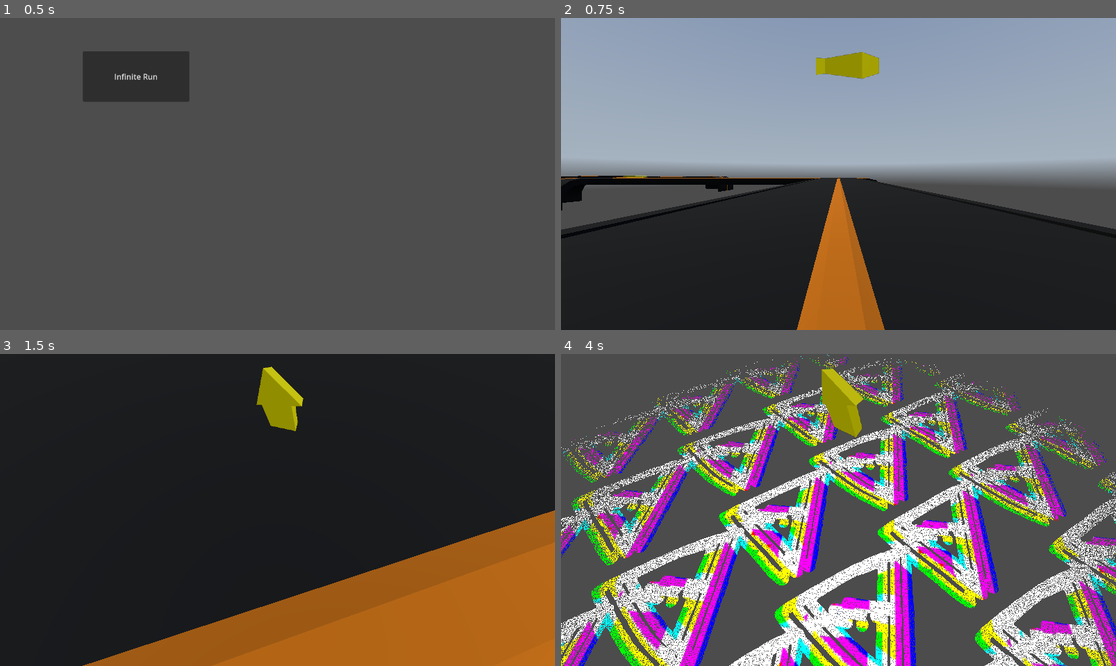
Above: before the commit, frames 1-4 (two rows, left to right).
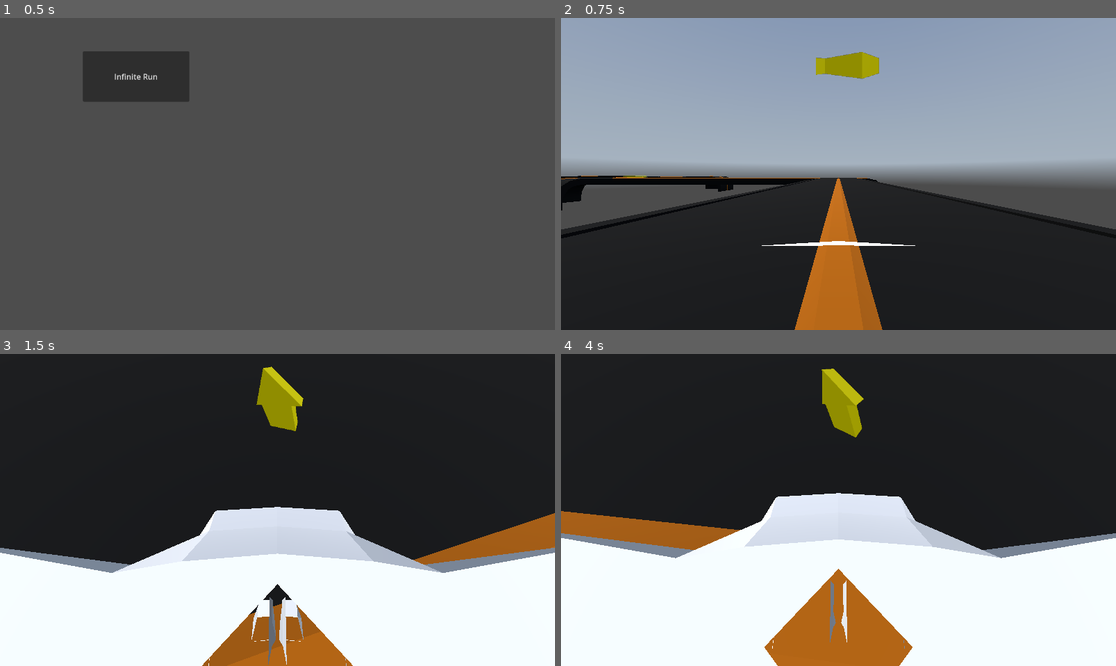
Above: after the commit, the same moments.

Repository: dairycultist/CityZoomer
Game: Godot game, scene res://title.tscn
Same seed, same stepped clock (60 frames per second), same inputs: the game is played once before the commit and once after it. A sky picture missing from this copy of the repository is replaced by a grey-blue gradient.
Inputs (mouse positions are in pixels of both pictures, inside the frame that each line leads up to):
- Up to frame 1 (0.5 s): no input
- Up to frame 2 (0.75 s): click "Infinite Run" at 0.5 s
- Up to frame 3 (1.5 s): tap Enter at 1.25 s; move the mouse to (305, 510) at 1.27 s; hold W (walk_up) from 1.28 s (still down)
- Up to frame 4 (4 s): keep holding W (walk_up); tap Space (jump) at 1.52, 2.27, 3.77 s; move the mouse to (810, 510) at 2.02 s; move the mouse to (849, 503) at 2.77 s; move the mouse to (832, 516) at 3.52 s

Frame 1 is identical in both runs. In frame 2, 0.5% of the frame differs, in the area x 0-100%, y 51-100%; in frame 3, 37%; in frame 4, 93%, in the area x 0-100%, y 0-100%.

Commit message:
Start work on mercenary model

Diff:
--- a/gamemodes/infinite_run/infinite_run.tscn
+++ b/gamemodes/infinite_run/infinite_run.tscn
@@ -1,6 +1,6 @@
 [gd_scene load_steps=26 format=3 uid="uid://bd1sgkptmj0mo"]
 
-[ext_resource type="PackedScene" uid="uid://ng6xdry7dssv" path="res://player.tscn" id="1_jc008"]
+[ext_resource type="PackedScene" uid="uid://ng6xdry7dssv" path="res://player/player.tscn" id="1_jc008"]
 [ext_resource type="ArrayMesh" uid="uid://dc4oajsqudg75" path="res://gamemodes/infinite_run/arrow.obj" id="2_h7jgl"]
 [ext_resource type="Script" uid="uid://d0x1o3jgcm7k0" path="res://gamemodes/infinite_run/checkpoint_compass.gd" id="3_tjtvu"]
 [ext_resource type="Shader" uid="uid://bq3uh4maovbii" path="res://gamemodes/infinite_run/death_barrier/death_barrier.gdshader" id="4_axhjo"]
--- a/player.tscn
+++ b/player/player.tscn
@@ -1,16 +1,19 @@
-[gd_scene load_steps=4 format=3 uid="uid://ng6xdry7dssv"]
+[gd_scene load_steps=5 format=3 uid="uid://ng6xdry7dssv"]
 
-[ext_resource type="Script" uid="uid://db4nmoieo5cus" path="res://player_controller.gd" id="1_4flbx"]
+[ext_resource type="Script" uid="uid://db4nmoieo5cus" path="res://player/player_controller.gd" id="1_4flbx"]
 [ext_resource type="Script" uid="uid://c27tby00a66ku" path="res://button_change_scene.gd" id="2_i3pqv"]
+[ext_resource type="PackedScene" uid="uid://cry8veinhw8tm" path="res://player/mercenary.fbx" id="3_g1dw6"]
 
 [sub_resource type="CapsuleShape3D" id="CapsuleShape3D_mlf6e"]
+radius = 0.294356
+height = 1.7
 
 [node name="Player" type="CharacterBody3D"]
 transform = Transform3D(-1, 0, -8.74228e-08, 0, 1, 0, 8.74228e-08, 0, -1, 0, 0, 0)
 script = ExtResource("1_4flbx")
 
 [node name="CollisionShape3D" type="CollisionShape3D" parent="."]
-transform = Transform3D(1, 0, 0, 0, 1, 0, 0, 0, 1, 0, 1, 0)
+transform = Transform3D(1, 0, 0, 0, 1, 0, 0, 0, 1, 0, 0.85, 0)
 shape = SubResource("CapsuleShape3D_mlf6e")
 
 [node name="Camera3D" type="Camera3D" parent="."]
@@ -58,3 +61,6 @@
 text = "Back to Main Menu"
 script = ExtResource("2_i3pqv")
 scene = "res://title.tscn"
+
+[node name="mercenary" parent="." instance=ExtResource("3_g1dw6")]
+transform = Transform3D(-1, 0, 1.50996e-07, 0, 1, 0, -1.50996e-07, 0, -1, 0, 0, 0)
Binary file added: player/mercenary.fbx
Not shown, added: player/mercenary.fbx.import
Renamed: player_controller.gd -> player/player_controller.gd
Renamed: player_controller.gd.uid -> player/player_controller.gd.uid
